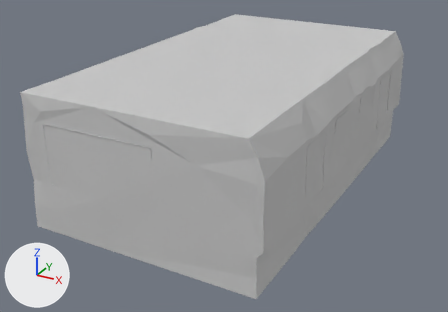
A saved change to the FBX model Assets/Models/Animatic/Animatic_scene_00.FBX.
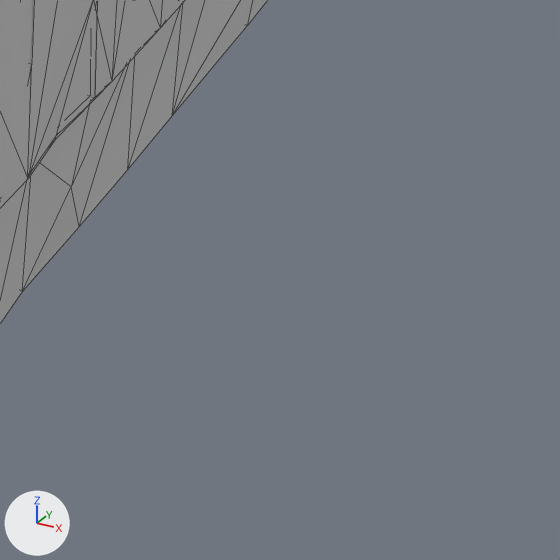
The first picture shows the older version from a camera (50 mm lens) standing at (6.77, -13.04, 6.73) and looking at (0.44, -1.52, 0.97). The close-ups show both versions on the part from 66% to 100% of the width and 52% to 100% of the height of that picture; other places that the commit changed are outside them. The axes (+X, +Y, +Z) are drawn at lower left. The lights are the same throughout. The close-ups show mesh edges as thin lines. Where no turn or scale is listed for an object, it has been applied to the vertices.

Script lines for the objects in view, before the commit:
```python
me_mesh_005 = bpy.data.meshes.new('Mesh.005')
me_mesh_005.from_pydata(...)  # 174 vertices, 344 faces; spans x -2.36..3.03, y -5.03..4.02, z -0.05..3.01
me_mesh_005.materials.append(mat_enviroment)  # light grey #cacaca
ob_wall = bpy.data.objects.new('wall', me_mesh_005)
ob_wall.location = (0.0, 0.222, 0.0)
```
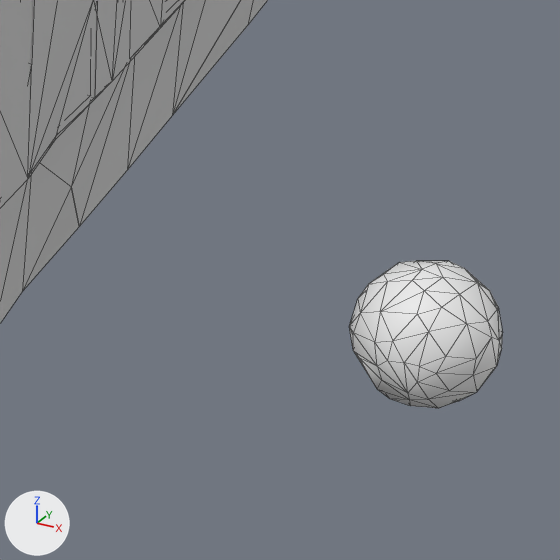
Where the newer file only moved an object's origin or applied its transform, the numbers keep the older frame.

Location of each change, (x1, y1, x2, y2) in pixels of the close-ups (560 x 560 px):
'Moon', added: after (349, 261, 503, 408)
'wall', unchanged, covered by the edit: before (0, 0, 267, 323)
'wall_01', unchanged, uncovered by the edit: after (0, 0, 117, 323)
'wall_01.001', unchanged, uncovered by the edit: after (71, 0, 240, 227)
'wall_04', unchanged, uncovered by the edit: after (173, 0, 267, 114)

Diff of the bpy script that builds the scene:
```diff
--- a/Assets/Models/Animatic/Animatic_scene_00.FBX.py
+++ b/Assets/Models/Animatic/Animatic_scene_00.FBX.py
@@ me_mesh_026 @@
+me_mesh_026.from_pydata(...)  # 100 vertices, 196 faces; spans x -0.276..0.275, y -0.274..0.277, z -0.276..0.28
@@ ob_moon @@
+ob_moon = bpy.data.objects.new('Moon', me_mesh_026)
+ob_moon.location = (5.471, -5.135, 1.956)
```
